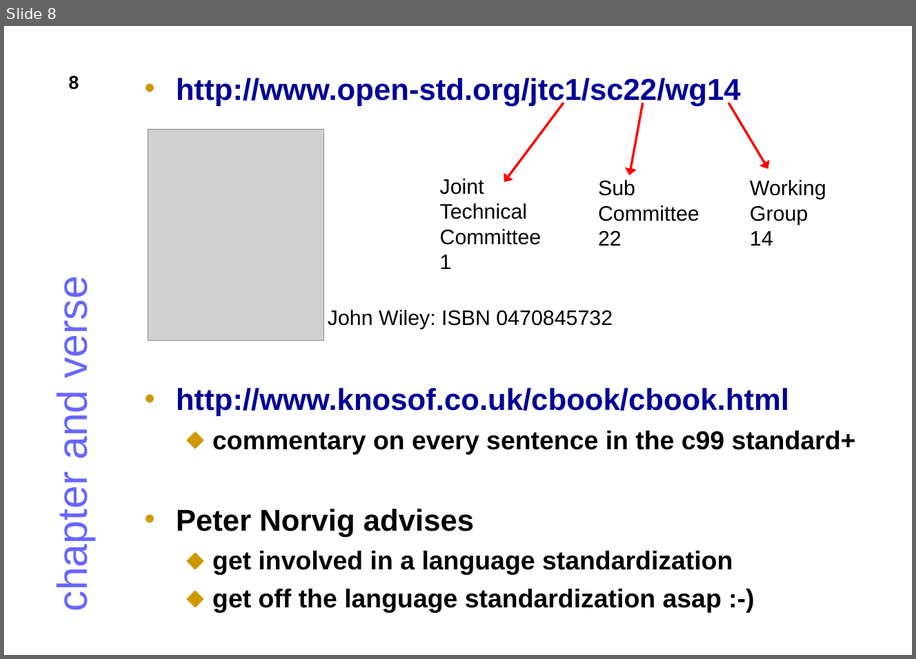
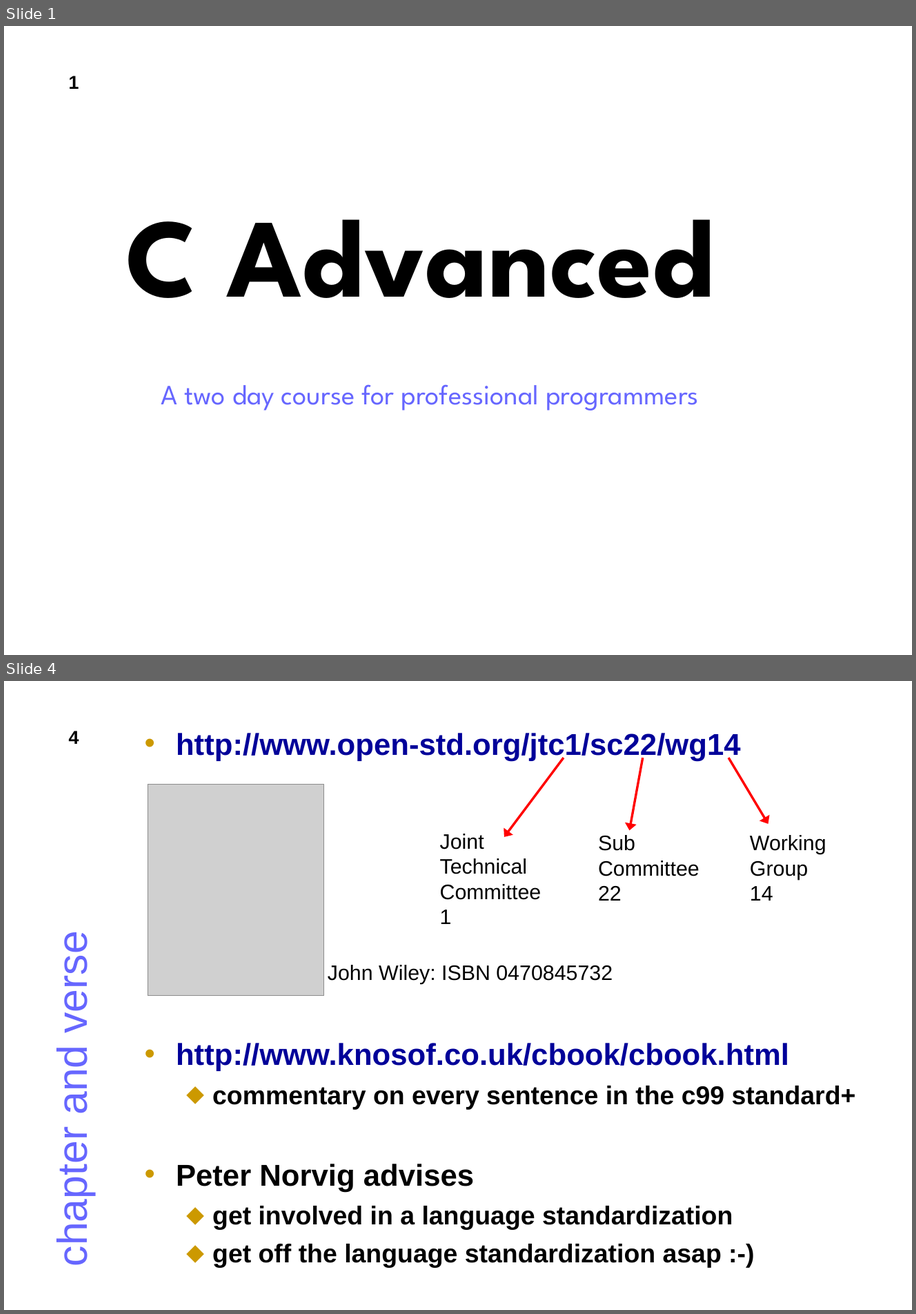
Before and after one commit to JonJagger/two-day-courses, a slide deck: ca/CAdvanced.odp. Shown one above the other, each under a label of ours: slide 8 before the commit, slides 1 and 4 after it; the slides between them are not shown. The pictures are 916x659 and 916x1314 pixels, drawn with LibreOffice and Linux fonts; fonts in the diff are those of the drawing; grey boxes stand for pictures. Boxes give left, top, right and bottom in pixels: in the first picture for what was removed or moved away, otherwise in the second. Text is boxed around its words. In the diff, an @@ line names an element or a change of style, - is before the commit and + after.

```diff
--- a/ca/CAdvanced.odp
+++ b/ca/CAdvanced.odp
@@ slide 1 added at [4, 26, 912, 655], background #FFFFFF @@
@@ page number added at [69, 76, 79, 89], 16 pt, text #000000, bold @@
+1
@@ text added at [125, 219, 715, 298], 96 pt, text #000000, bold @@
+C Advanced
@@ text added at [161, 384, 699, 410], 24 pt, text #6666FF @@
+A two day course for professional programmers
@@ what was slide 8 is now slide 4 @@
@@ page number at [69, 731, 79, 744]: text changed @@
-8
+4
```
Also in this commit, not shown: 40 slides changed, 1 other slide added.
